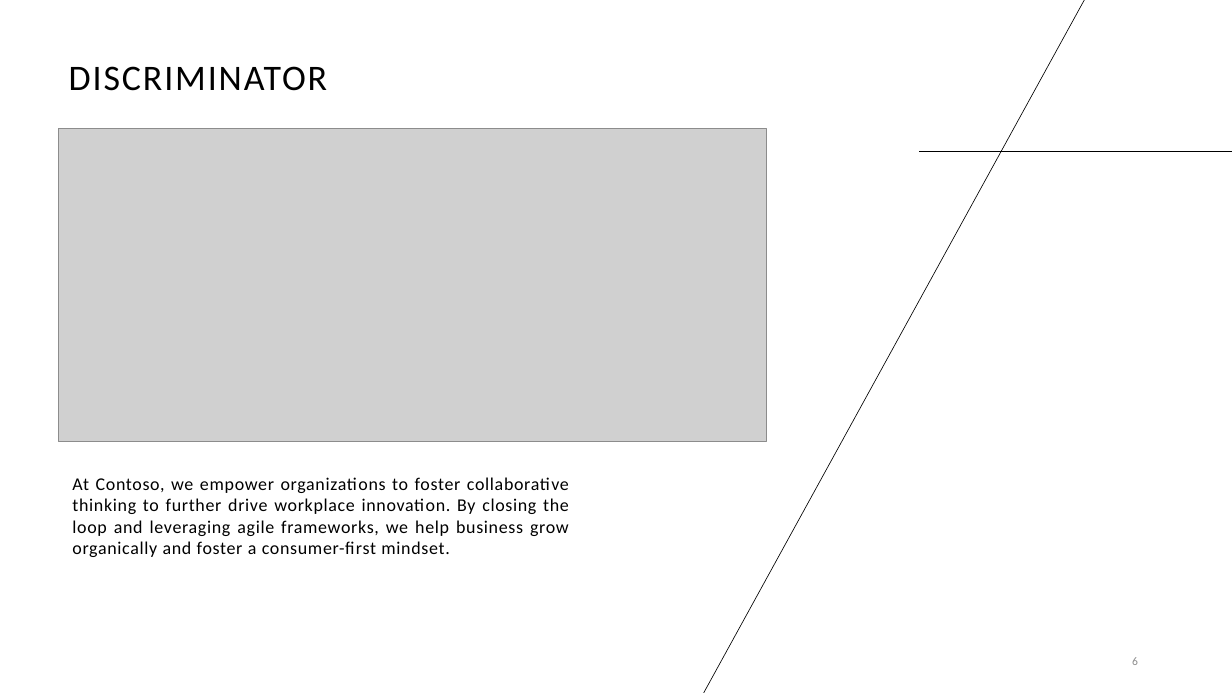
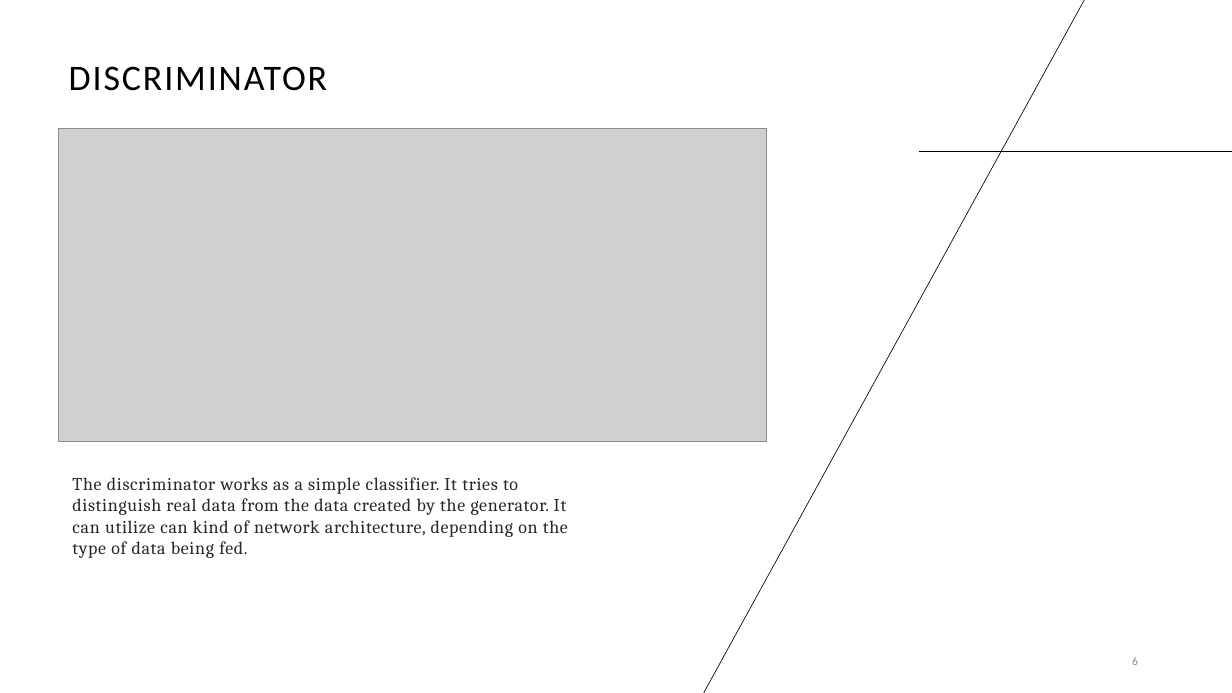
Before and after one commit to shahaman06/CMPE297-ShortStory, a slide deck: slide 6 of CMPE 297 Short Story Presentation.pptx. Drawn at 1232x693 pixels with LibreOffice and Linux fonts; fonts in the diff are those of the drawing; grey boxes stand for pictures. Boxes give left, top, right and bottom in pixels: in the first picture for what was removed or moved away, otherwise in the second. Text is boxed around its words. In the diff, an @@ line names an element or a change of style, - is before the commit and + after.

```diff
--- a/CMPE 297 Short Story Presentation.pptx
+++ b/CMPE 297 Short Story Presentation.pptx
@@ text at bbox=[72, 477, 568, 558]: text changed; font Calibri to Cambria; text colour #000000 to #292929 @@
-At Contoso, we empower organizations to foster collaborative thinking to further drive workplace innovation. By closing the loop and leveraging agile frameworks, we help business grow organically and foster a consumer-first mindset.
+The discriminator works as a simple classifier. It tries to distinguish real data from the data created by the generator. It can utilize can kind of network architecture, depending on the type of data being fed.
```
Also in this commit, not shown: 5 other slides changed.
